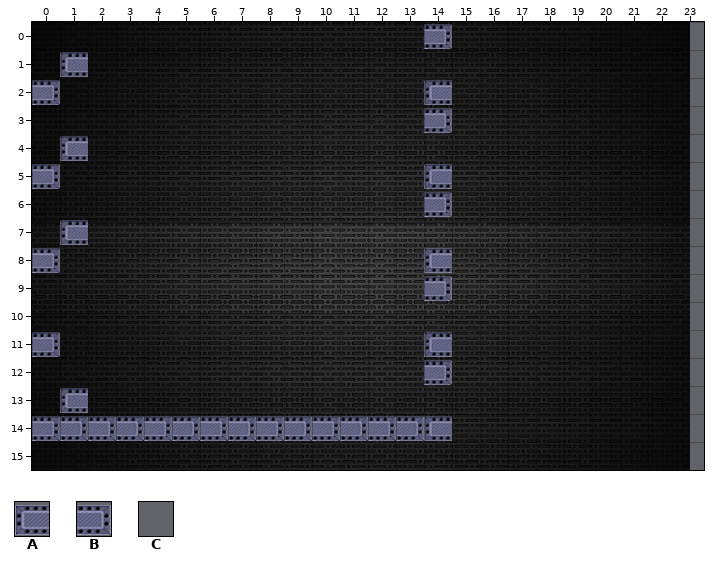
One commit to this Tiled map: data/level.tmx. Above: the version before the commit.
Cells are 34x34 px. Shown: x 0..23, y 0..15.
Key: from "tiles": A 1, B 2, C 4.
_ is an empty cell.
Layer "Collision" before, first column x 0:
 0 ______________B_________
 1 _A______________________
 2 B_____________A_________
 3 ______________B_________
 4 _A______________________
 5 BC____________A_________
 6 ______________B_________
 7 _A______________________
 8 BC____________A_________
 9 ______________B_________
10 ________________________
11 BC____________A_________
12 ______________B_________
13 _A______________________
14 BBBBBBBBBBBBBBA_________
15 ________________________
The same view after the edit:
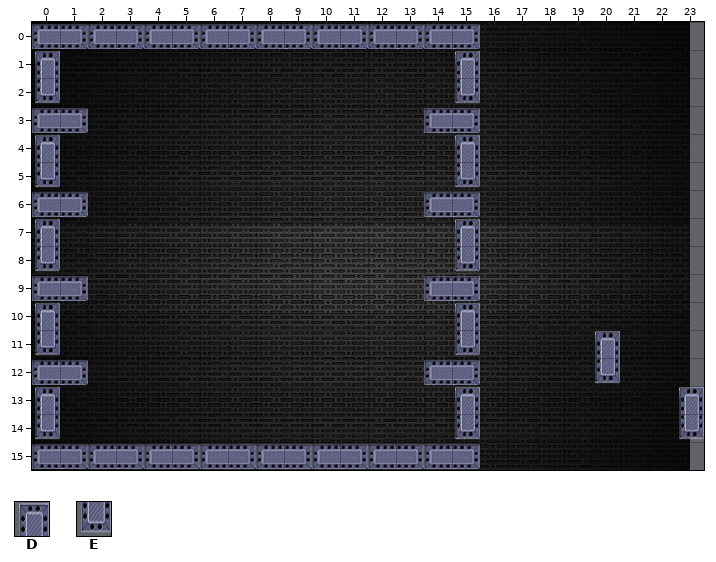
Further tiles: from "tiles": D 3, E 6.
The exact change:
Changed rows in their new state; . is an unchanged cell.
Layer "Collision":
first column x 0:
 0 ABABABABABABABAB........
 1 D_.............D........
 2 E............._E........
 3 AB............AB........
 4 D_.............D........
 5 E............._E........
 6 AB............AB........
 7 D_.............D........
 8 E............._E........
 9 AB............AB........
10 D..............D........
11 E............._E....D...
12 AB............AB....E...
13 D_.............D.......D
14 E______________E.......E
15 ABABABABABABABAB........
Where, in picture pixels (left, top, right, bottom), the same in both pictures:
changed: (32, 24, 480, 469)
added: (595, 330, 620, 384)
added: (679, 386, 704, 440)
